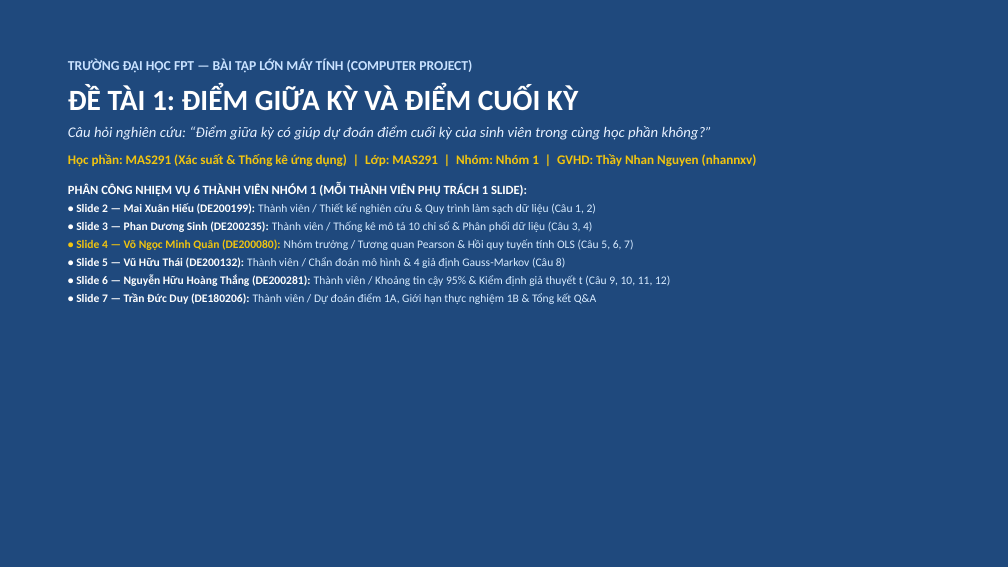
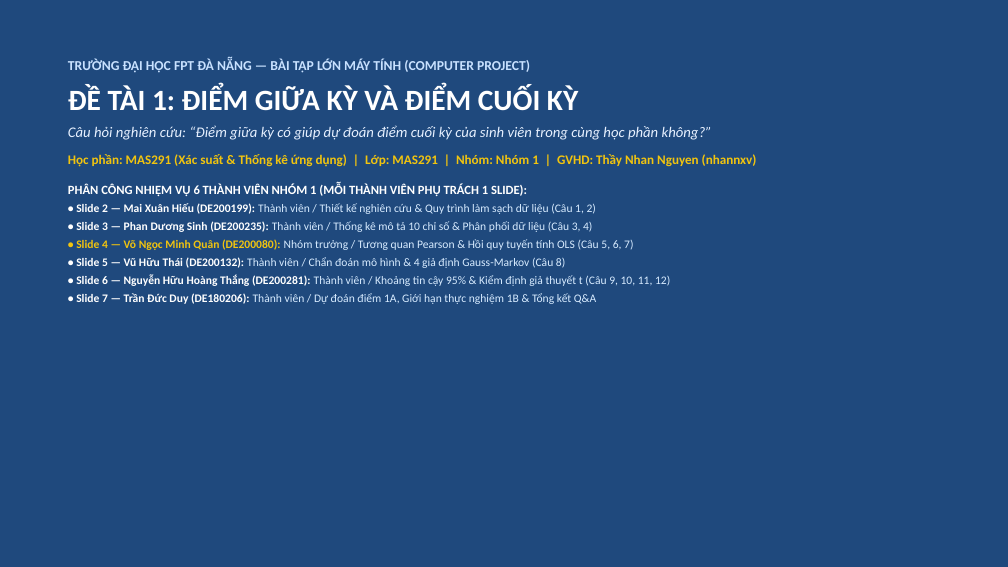
Before and after one commit to hieune321/mas-project-topic1, a slide deck: slide 1 of outputs/reports/Computer_Project_Topic_1_Slides.pptx. Drawn at 1008x567 pixels with LibreOffice and Linux fonts; fonts in the diff are those of the drawing. Boxes give left, top, right and bottom in pixels: in the first picture for what was removed or moved away, otherwise in the second. Text is boxed around its words. In the diff, an @@ line names an element or a change of style, - is before the commit and + after.

```diff
--- a/outputs/reports/Computer_Project_Topic_1_Slides.pptx
+++ b/outputs/reports/Computer_Project_Topic_1_Slides.pptx
@@ text at [68,58,530,73]: text changed @@
-TRƯỜNG ĐẠI HỌC FPT — BÀI TẬP LỚN MÁY TÍNH (COMPUTER PROJECT)
+TRƯỜNG ĐẠI HỌC FPT ĐÀ NẴNG — BÀI TẬP LỚN MÁY TÍNH (COMPUTER PROJECT)
```
Also in this commit, not shown: 1 other slide changed, 15 other files.
